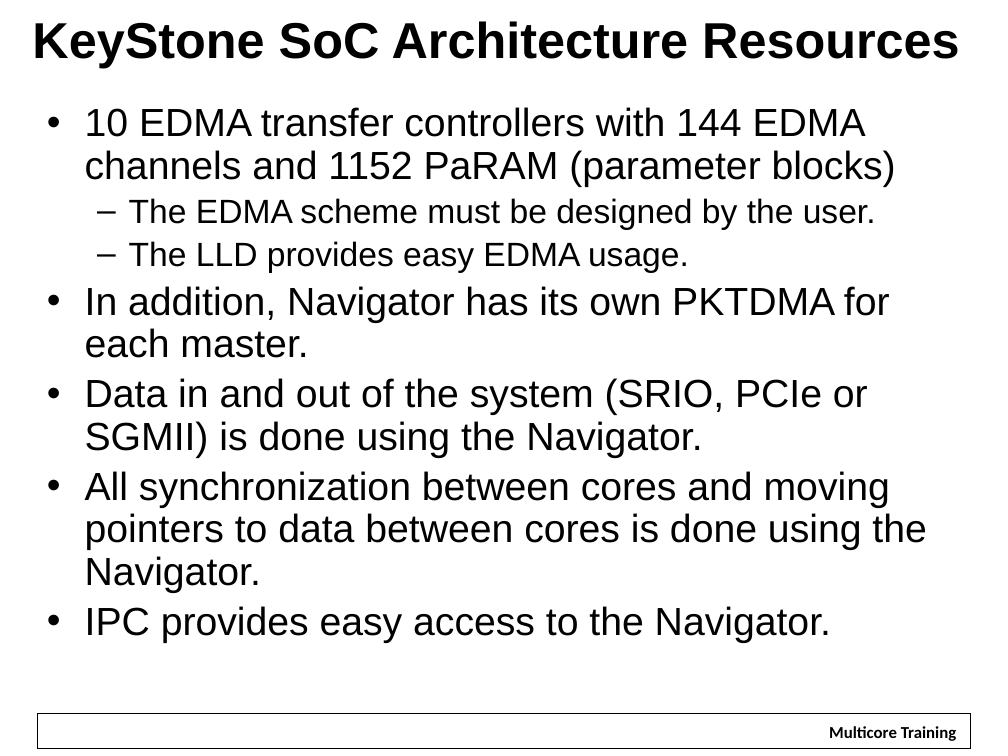
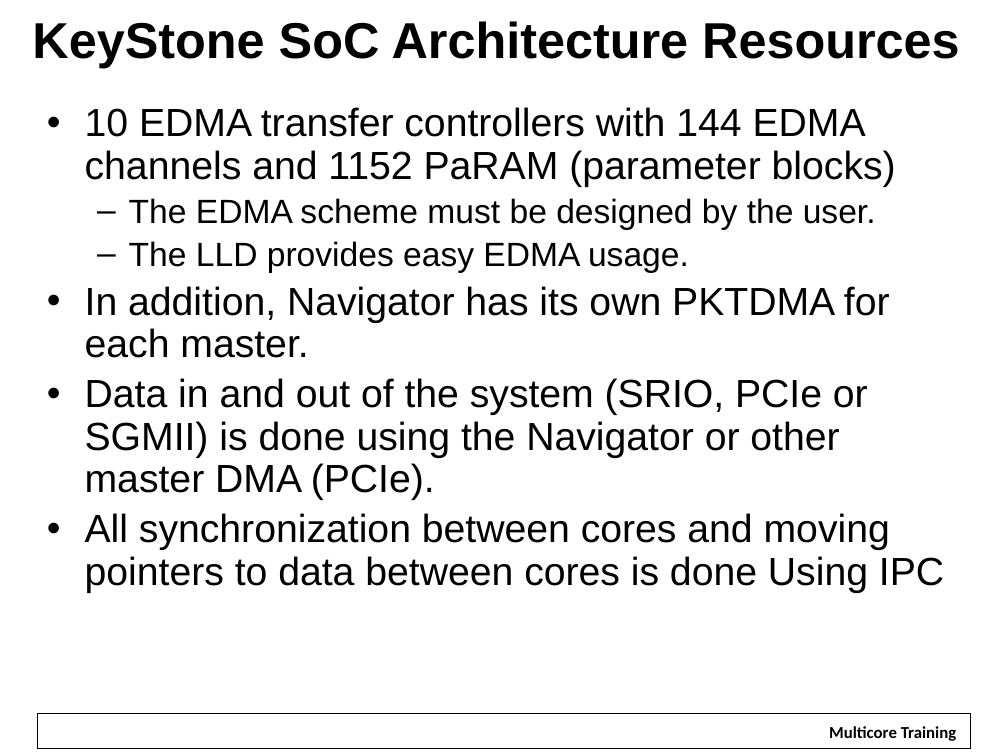
Before and after one commit to hari1989/keystone-workshop, a slide deck: slide 31 of slides/Multicore Design.pptx (slide 18 before the commit). Drawn at 1008x756 pixels with LibreOffice and Linux fonts; fonts in the diff are those of the drawing; background and template pictures are left out. Boxes give left, top, right and bottom in pixels: in the first picture for what was removed or moved away, otherwise in the second. Text is boxed around its words. In the diff, an @@ line names an element or a change of style, - is before the commit and + after.

```diff
--- a/slides/Multicore Design.pptx
+++ b/slides/Multicore Design.pptx
@@ text at <box>85,378,944,593</box>: text changed @@
-• Data in and out of the system (SRIO, PCIe or SGMII) is done using the Navigator.
-• All synchronization between cores and moving pointers to data between cores is done using the Navigator.
-• IPC provides easy access to the Navigator.
+• Data in and out of the system (SRIO, PCIe or SGMII) is done using the Navigator or other master DMA (PCIe).
+• All synchronization between cores and moving pointers to data between cores is done Using IPC
```
Also in this commit, not shown: 6 other slides changed, 36 slides added, 5 slides removed.
